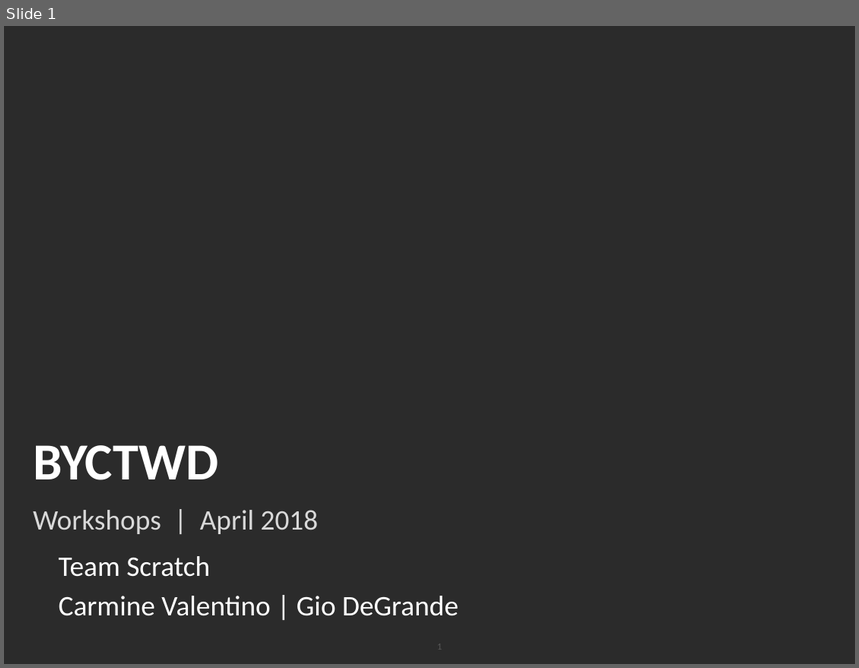
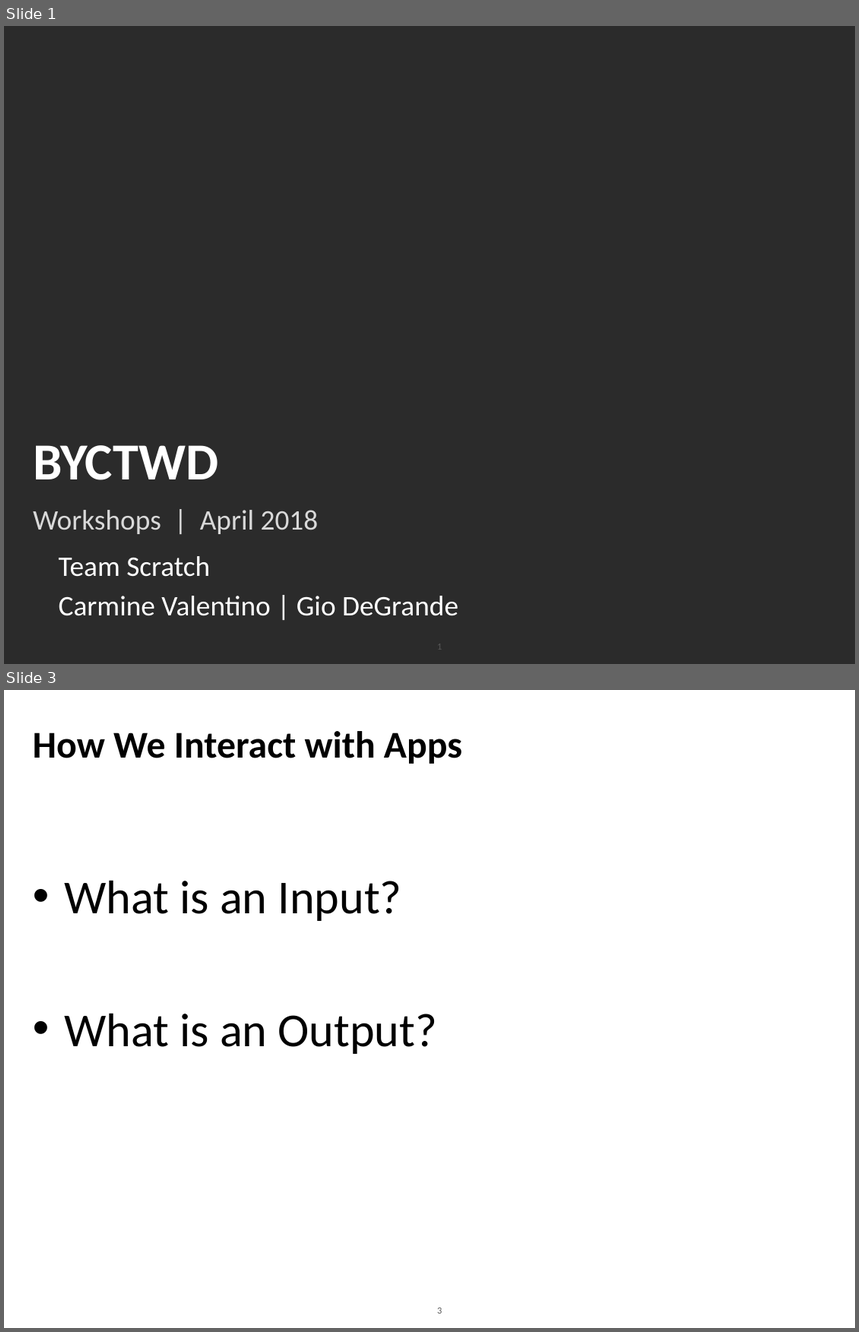
Before and after one commit to carminevalentino/BYCTWD2018, a slide deck: BYCTWD_2018 - Scratch_Workshops.pptx. Shown one above the other, each under a label of ours: slide 1 before the commit, slides 1 and 3 after it; the slides between them are not shown. The pictures are 859x668 and 859x1332 pixels, drawn with LibreOffice and Linux fonts; fonts in the diff are those of the drawing; background and template pictures are left out; a plain dark background stands for a picture behind light text. Boxes give left, top, right and bottom in pixels: in the first picture for what was removed or moved away, otherwise in the second. Text is boxed around its words. In the diff, an @@ line names an element or a change of style, - is before the commit and + after.

```diff
--- a/BYCTWD_2018 - Scratch_Workshops.pptx
+++ b/BYCTWD_2018 - Scratch_Workshops.pptx
@@ slide 3 added at [4,690,855,1328], background picture (left out); not listed: 1 template element that a slide beside it also shows @@
@@ title added at [33,731,462,764], 32 pt, text #000000, bold @@
+How We Interact with Apps
@@ text added at [65,880,437,1054], 40 pt, text #000000 @@
+• What is an Input?
+• What is an Output?
```
Also in this commit, not shown: 1 slide changed.
